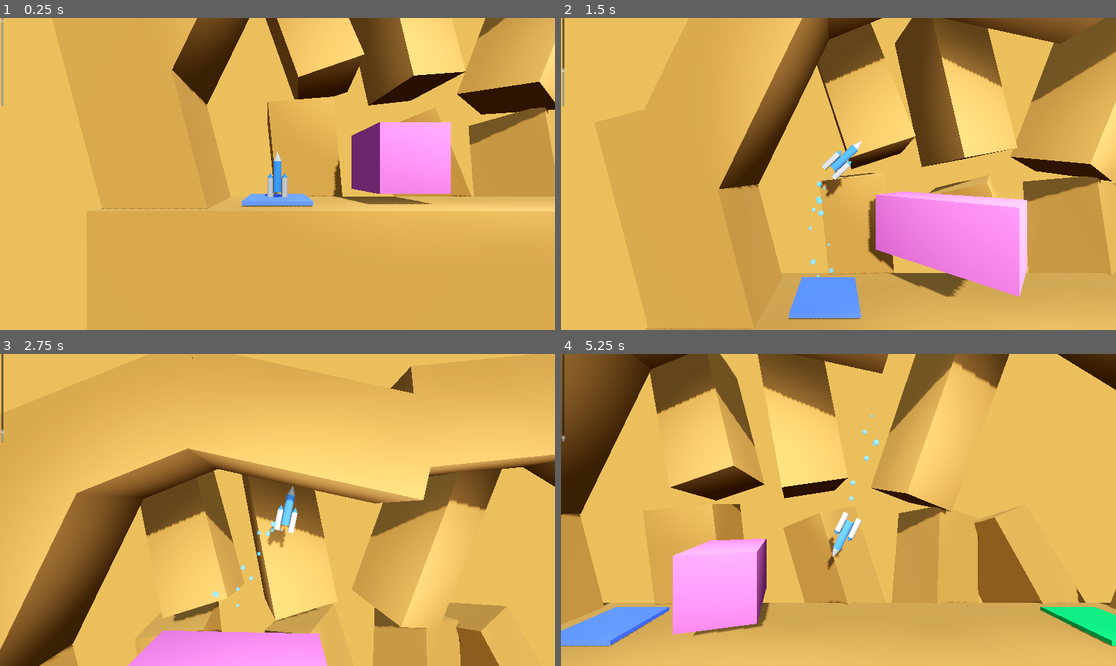
Above: before the commit, frames 1-4 (two rows, left to right).
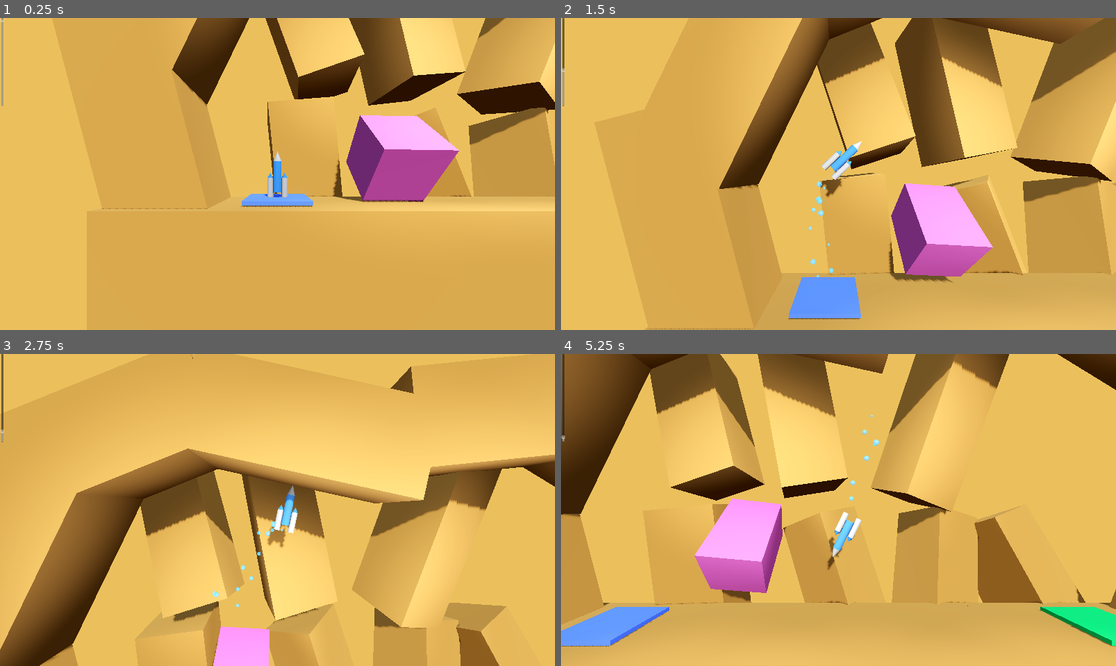
Above: after the commit, the same moments.

Repository: OutwardLightStudio/nexus
Game: Godot game, scene res://levels/level_3.tscn
Two runs of this game, one before a commit and one after it. Both use one fixed random seed, a clock stepped at 60 frames per second and the inputs below. This scene is started directly instead of the project's main scene.
Inputs:
- Up to frame 1 (0.25 s): no input
- Up to frame 2 (1.5 s): hold D (rotate_right) 0.53-1.28 s; tap E (boost) at 0.6, 1.35 s; hold A (rotate_left) from 1.28 s (still down)
- Up to frame 3 (2.75 s): release A (rotate_left) at 2.03 s; hold D (rotate_right) from 2.03 s (still down); tap E (boost) at 2.1 s
- Up to frame 4 (5.25 s): release D (rotate_right) at 2.78 s; hold Space (thrust) 2.78-3.53 s; tap E (boost) every 0.75 s from 2.85 to 5.1 s; hold A (rotate_left) from 3.53 s (still down)

The runs differ from the first frame. In frame 1, 3.3% of the frame differs, in the area x 59-83%, y 31-60%; in frame 2, 7.9%, in the area x 55-84%, y 53-90%; in frame 3, 2.6%; in frame 4, 5.8%.

Commit message:
Add Desired Transform export group

Diff:
--- a/levels/level_3.tscn
+++ b/levels/level_3.tscn
@@ -31,10 +31,9 @@
 transform = Transform3D(1, 0, 0, 0, 1, 0, 0, 0, 1, -12, 1.2, 0.005)
 
 [node name="MovingHazard" parent="." instance=ExtResource("3_7xwgo")]
-transform = Transform3D(1, 0, 0, 0, 1, 0, 0, 0, 1, -6.27485, 1.95837, -0.0074501)
+transform = Transform3D(1, -1.33349e-07, 1.13088e-07, 0, 0.64679, 0.762668, -1.74846e-07, -0.762668, 0.64679, -6.27485, 1.95837, -0.0074501)
 desired_position = Vector3(0, 3, 0)
-desired_rotation = Vector3(0, 90, 0)
-desired_scale = Vector3(3, 1, 1)
-desired_duration = 3.0
+desired_rotation = Vector3(0, 10, 0)
+desired_scale = Vector3(1, 1.5, 1)
 
 [node name="Floor" parent="." instance=ExtResource("4_hpvho")]
--- a/scenes/moving_hazard.gd
+++ b/scenes/moving_hazard.gd
@@ -1,16 +1,14 @@
 extends AnimatableBody3D
 
+@export_group("Desired Transform")
 ## Target position relative to the object's initial position
 @export var desired_position: Vector3 = Vector3.ZERO
-
 ## Target rotation in degrees relative to the initial rotation
 @export var desired_rotation: Vector3 = Vector3.ZERO
-
 ## Target scale relative to the initial scale (1.0 = no change)
 @export var desired_scale: Vector3 = Vector3.ONE
-
 ## Time in seconds for one complete animation cycle
-@export var desired_duration: float = 1.0
+@export var transform_duration: float = 1.0
 
 var _initial_transform: Transform3D
 
@@ -25,6 +23,7 @@
 	target_transform = target_transform.rotated(Vector3.FORWARD, deg_to_rad(desired_rotation.z))
 	target_transform.basis = target_transform.basis.scaled(desired_scale)
 
+
 	var tween = create_tween().set_loops()
 	tween.set_trans(Tween.TRANS_SINE)
 
@@ -33,7 +32,7 @@
 		self,
 		"transform",
 		_initial_transform * target_transform,
-		desired_duration
+		transform_duration
 	)
 
 	# Return phase: Tween back to initial transform
@@ -41,5 +40,5 @@
 		self,
 		"transform",
 		_initial_transform,
-		desired_duration
+		transform_duration
 	)
